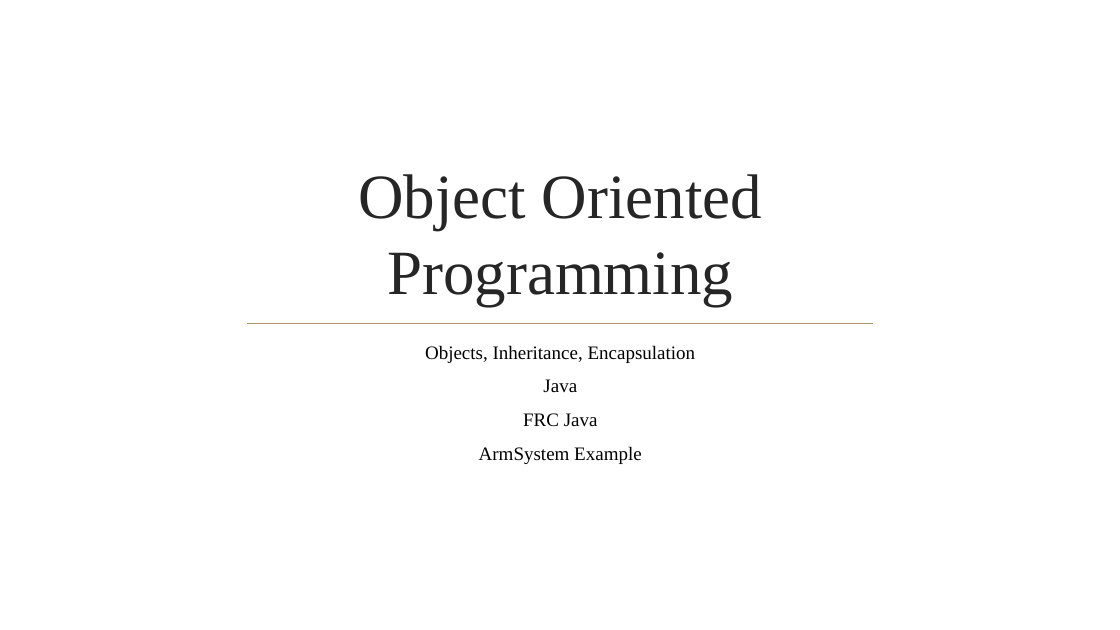
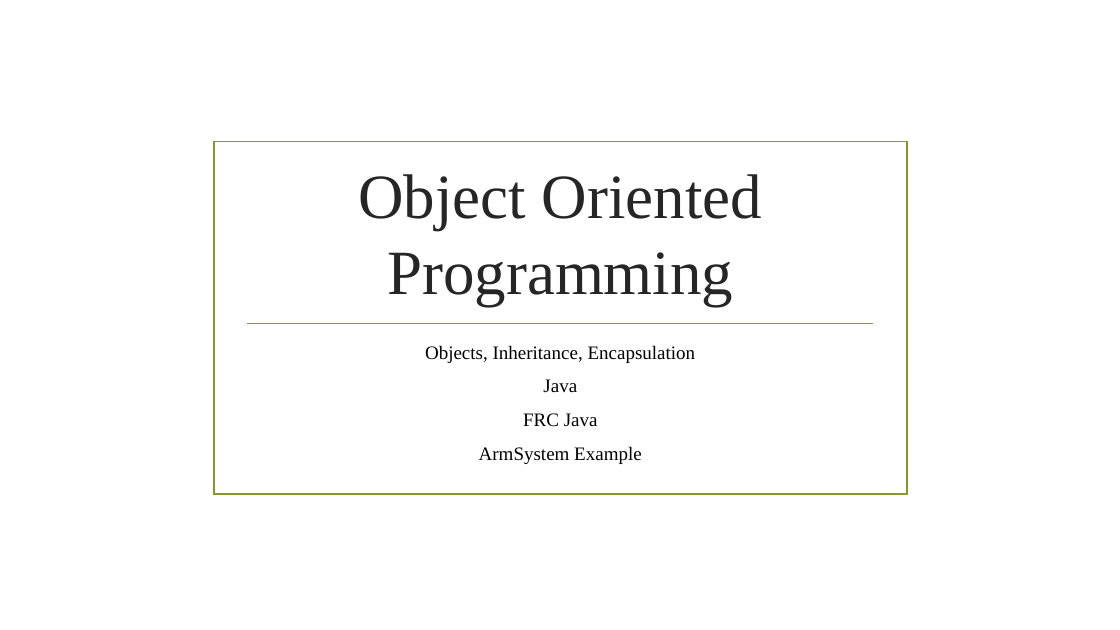
Before and after one commit to 4662FRCRobotics/Training, a slide deck: slide 1 of Object Oriented Programming FRC Context ArmSystem.pptx. Drawn at 1120x630 pixels with LibreOffice and Linux fonts; fonts in the diff are those of the drawing; background and template pictures are left out. Boxes give left, top, right and bottom in pixels: in the first picture for what was removed or moved away, otherwise in the second. Text is boxed around its words. In the diff, an @@ line names an element or a change of style, - is before the commit and + after.

```diff
--- a/Object Oriented Programming FRC Context ArmSystem.pptx
+++ b/Object Oriented Programming FRC Context ArmSystem.pptx
@@ rectangle added at [214,142,907,494], outline #83992A 1.25 pt @@
@@ line (247, 323) - (874, 323): stroke #AB946B 1.25 pt to #83992A 1.25 pt @@
```
Also in this commit, not shown: 6 other slides changed, 7 slides added, 4 slides removed, 5 other files.
